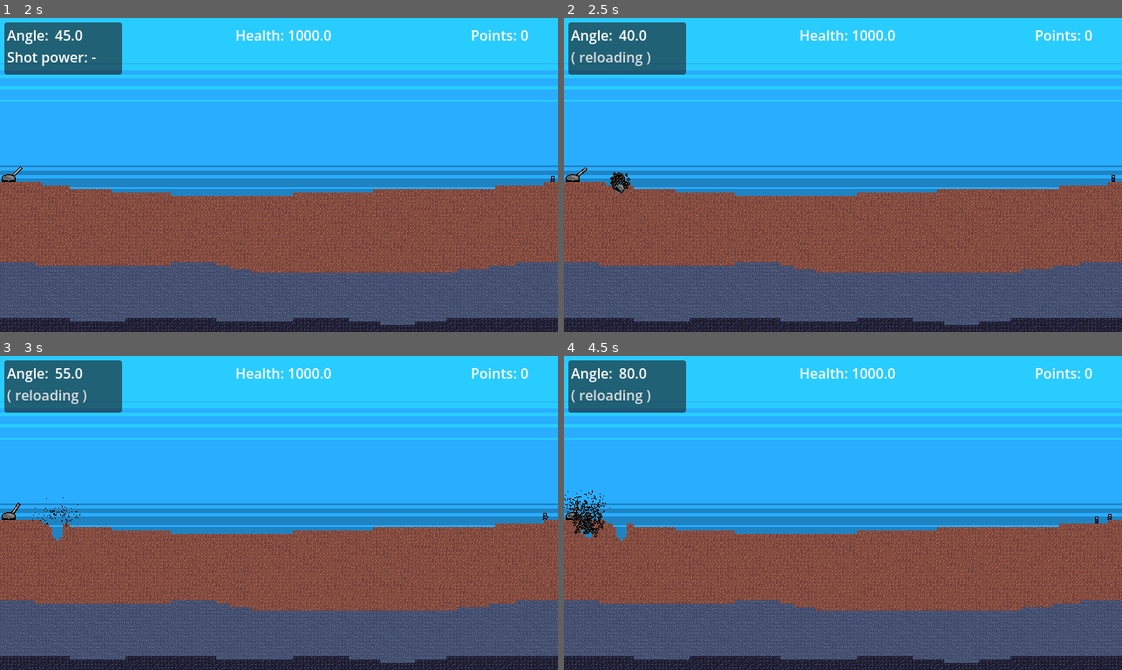
Above: before the commit, frames 1-4 (two rows, left to right).
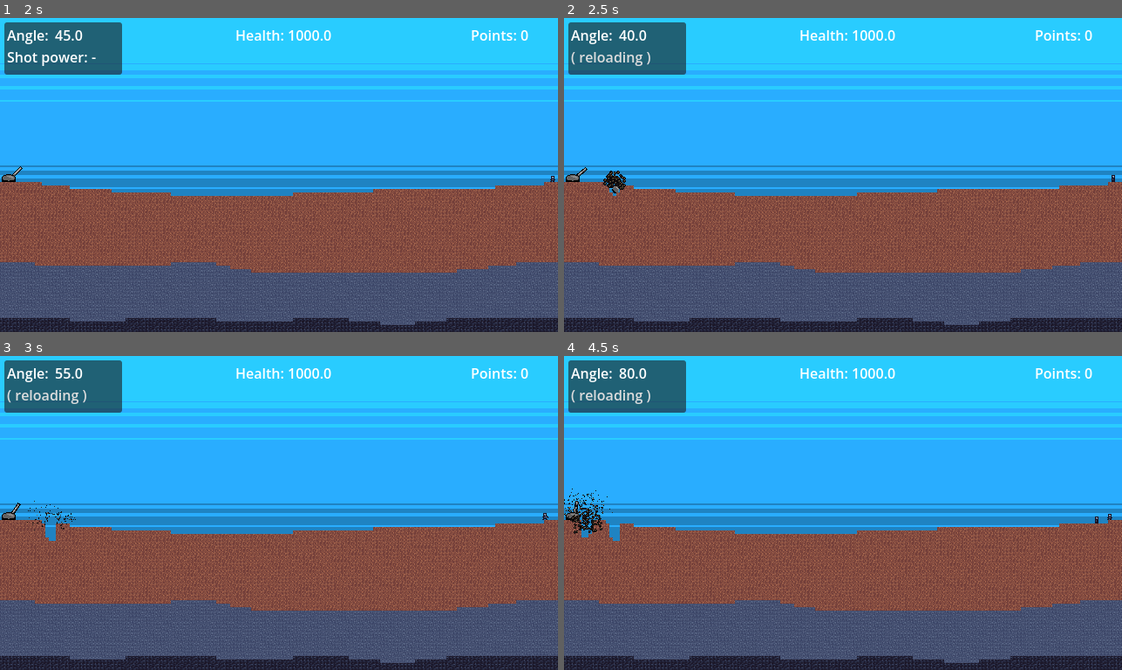
Above: after the commit, the same moments.

Repository: hunttis/ld-60
Game: Godot game, scene res://assets/scenes/master.tscn
Two runs of this game, one before a commit and one after it. Both use one fixed random seed, a clock stepped at 60 frames per second and the inputs below. Sound files missing from this copy of the repository are replaced by a short silence.
Inputs (mouse positions are in pixels of both pictures, inside the frame that each line leads up to):
- Up to frame 1 (2 s): click "Start" at 0.5 s; tap Enter at 1.25 s; move the mouse to (401, 159) at 1.27 s; hold Shift (angle_finesse_modifier) from 1.28 s (still down)
- Up to frame 2 (2.5 s): tap Space (shoot) at 2 s; move the mouse to (731, 190) at 2.02 s; release Shift (angle_finesse_modifier) at 2.03 s; tap Right (lower_cannon_angle) at 2.1 s
- Up to frame 3 (3 s): move the mouse to (334, 443) at 2.77 s; hold Left (raise_cannon_angle) from 2.78 s (still down)
- Up to frame 4 (4.5 s): move the mouse to (815, 575) at 3.52 s; release Left (raise_cannon_angle) at 3.53 s; tap Space (shoot) at 3.6 s; move the mouse to (1010, 560) at 4.27 s; hold Shift (angle_finesse_modifier) from 4.28 s (still down)

Frame 1 is identical in both runs. In frame 2, 0.2% of the frame differs, in the area x 7-12%, y 48-57%; in frame 3, 0.2%; in frame 4, 0.5%, in the area x 0-12%, y 42-59%.

Commit message:
Adjust cannon charging speed

Diff:
--- a/assets/scenes/player/cannon.gd
+++ b/assets/scenes/player/cannon.gd
@@ -9,7 +9,7 @@
 const MIN_POWER = .1
 const MAX_POWER = .999
 const RELOAD_DELAY = 1.0
-const CHARGE_SPEED_MULTIPLIER = .75
+const CHARGE_SPEED_MULTIPLIER = .5
 
 signal angle_changed(angle: float)
 signal power_changed(power: float)
